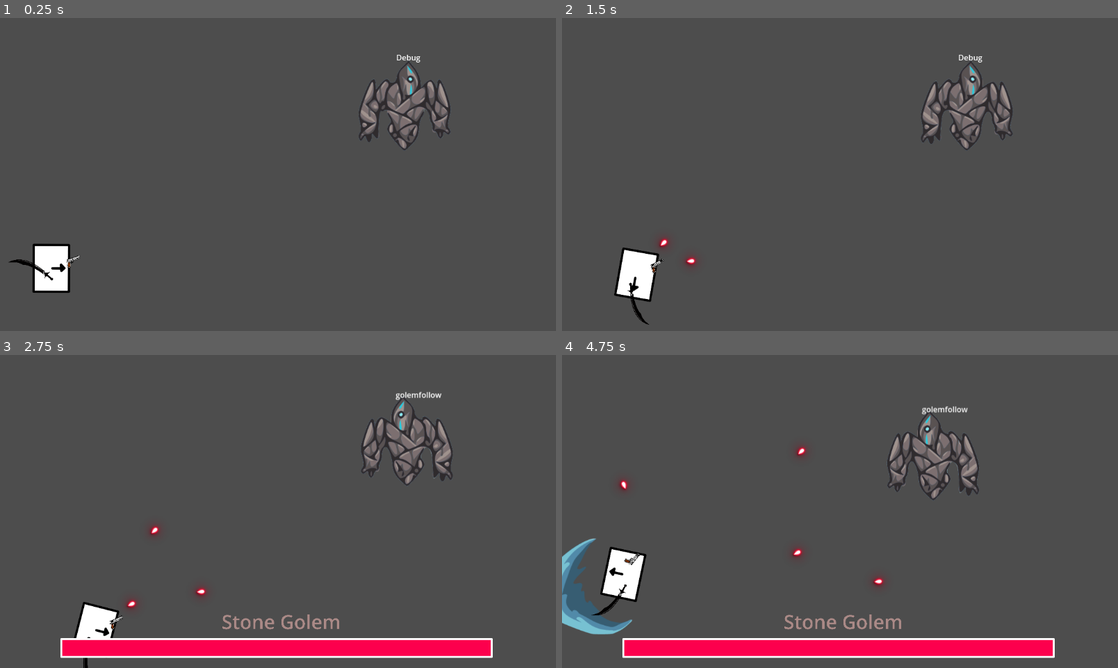
Above: before the commit, frames 1-4 (two rows, left to right).
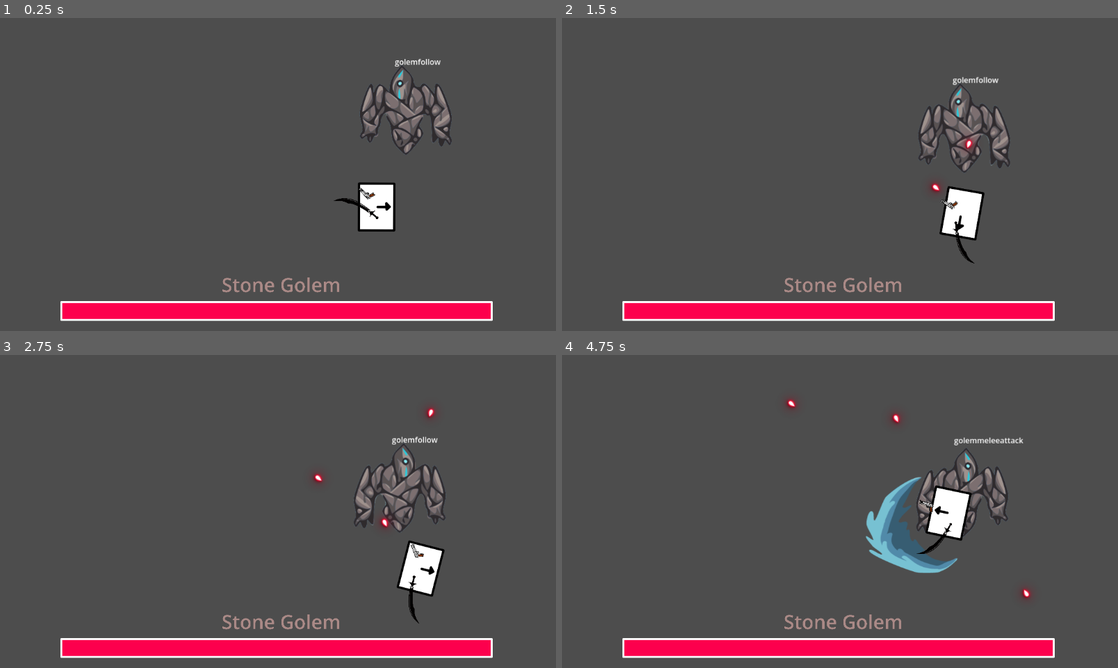
Above: after the commit, the same moments.

Repository: shafayatb/basic-2d-top-down-example
Game: Godot game, scene res://boss/golem/golem_boss_room.tscn
The game is run twice, just before and just after one commit, with the same random seed, the same clock (stepped at 60 frames per second) and the same inputs. The project has no main scene, so this scene is started directly.
Inputs (mouse positions are in pixels of both pictures, inside the frame that each line leads up to):
- Up to frame 1 (0.25 s): no input
- Up to frame 2 (1.5 s): move the mouse to (962, 158) at 0.52 s; hold D (Right) 0.53-1.28 s; click (962, 158) at 0.6 s; tap X (Shoot) at 0.8, 1.35 s; move the mouse to (728, 190) at 1.27 s; hold Down (Down) from 1.28 s (still down)
- Up to frame 3 (2.75 s): click (166, 527) at 1.55 s; move the mouse to (333, 442) at 2.02 s; release Down (Down) at 2.03 s; hold D (Right) from 2.03 s (still down); click (333, 442) at 2.1 s; tap X (Shoot) at 2.3 s
- Up to frame 4 (4.75 s): move the mouse to (812, 574) at 2.77 s; release D (Right) at 2.78 s; hold W (Up) 2.78-3.53 s; tap Ctrl (Dash) at 2.85 s; click (812, 574) at 3.05 s; move the mouse to (1006, 558) at 3.52 s; hold A (Left) from 3.53 s (still down); tap X (Shoot) at 3.6 s; move the mouse to (673, 464) at 4.27 s; tap Q (SwitchTargets) at 4.35 s; click (673, 464) at 4.55 s

The runs differ from the first frame. In frame 1, 9.7% of the frame differs, in the area x 1-89%, y 11-97%; in frame 2, 11%, in the area x 9-89%, y 11-98%; in frame 3, 5.6%; in frame 4, 8.8%.

Commit message:
14d. Golem homing missile

Diff:
--- a/boss/golem/golem_boss.gd
+++ b/boss/golem/golem_boss.gd
@@ -1,4 +1,8 @@
 extends CharacterBody2D
+
+@export var melee_attack_range: int = 50
+@export var projectile_attack_launch_range: int = 150
+@export var bullet_node: PackedScene
 
 @onready var debug: Label = $Debug
 @onready var state_machine: StateMachine = $StateMachine
@@ -7,8 +11,6 @@
 @onready var animation_player: AnimationPlayer = $AnimationPlayer
 @onready var custom_health_bar: CustomHealthBar = $CanvasLayer/CustomHealthBar
 @onready var sprite: Sprite2D = $Golem
-
-@export var melee_attack_range: int = 50
 
 var player: CharacterBody2D
 var direction: Vector2
@@ -19,11 +21,10 @@
 	player = get_tree().get_first_node_in_group("Player")
 
 func _process(delta: float) -> void:
+	debug.text = state_machine.get_current_state()
 	direction = player.position - position
 
 func _physics_process(delta: float) -> void:
-	debug.text = state_machine.get_current_state()
-
 	if direction.x < 0:
 		sprite.flip_h = true
 	else:
--- a/boss/golem/golem_boss.tscn
+++ b/boss/golem/golem_boss.tscn
@@ -3,6 +3,7 @@
 [ext_resource type="Script" uid="uid://dyxfg026q54xh" path="res://boss/golem/golem_boss.gd" id="1_1seyn"]
 [ext_resource type="Texture2D" uid="uid://ccvsnxe631vw2" path="res://assets/enemy/bosses/golem.png" id="1_38snd"]
 [ext_resource type="Texture2D" uid="uid://sacupblgrjhc" path="res://assets/attacks/boss_lasers.png" id="2_6hhlb"]
+[ext_resource type="PackedScene" uid="uid://cs462epuobs0o" path="res://guns/stone_arm_bullet.tscn" id="2_of85f"]
 [ext_resource type="PackedScene" uid="uid://d3n8s3hkt77ec" path="res://ui/health_bar/custom_health_bar.tscn" id="3_xj83x"]
 [ext_resource type="Script" uid="uid://c862gema2tgoo" path="res://node_state_machine/state_machine.gd" id="5_3fse8"]
 [ext_resource type="Script" uid="uid://da775xhi7phgm" path="res://boss/golem/states/golem_idle.gd" id="6_6f7oa"]
@@ -346,6 +347,8 @@
 collision_layer = 2
 collision_mask = 0
 script = ExtResource("1_1seyn")
+projectile_attack_launch_range = 500
+bullet_node = ExtResource("2_of85f")
 
 [node name="Golem" type="Sprite2D" parent="." unique_id=1985591852]
 texture = ExtResource("1_38snd")
--- a/boss/golem/golem_boss_room.tscn
+++ b/boss/golem/golem_boss_room.tscn
@@ -11,4 +11,4 @@
 melee_attack_range = 150
 
 [node name="Player" parent="." unique_id=340966670 instance=ExtResource("2_qqlpl")]
-position = Vector2(105.99997, 521)
+position = Vector2(780, 394)
--- a/boss/golem/states/golem_follow.gd
+++ b/boss/golem/states/golem_follow.gd
@@ -16,6 +16,8 @@
 
 	if distance < boss.melee_attack_range:
 		state_machine.change_state(GolemStates.GOLEM_MELEE_ATTACK)
+	elif distance > boss.projectile_attack_launch_range:
+		state_machine.change_state(GolemStates.GOLEM_HOMING_MISSILE)
 
 func exit():
 	boss.set_physics_process(false)
--- a/boss/golem/states/golem_homing_missile.gd
+++ b/boss/golem/states/golem_homing_missile.gd
@@ -1,3 +1,23 @@
 extends State
 
 class_name GolemHomingMissile
+
+var boss: CharacterBody2D
+var can_transition: bool = false
+
+func enter():
+	boss = state_machine.get_parent()
+	boss.animation_player.play("RangedAttack")
+	await boss.animation_player.animation_finished
+	shoot()
+	can_transition = true
+
+func shoot():
+	var bullet = boss.bullet_node.instantiate()
+	bullet.position = boss.position
+	get_tree().current_scene.add_child(bullet)
+
+func physics_update(_delta: float):
+	if can_transition:
+		can_transition = false
+		state_machine.change_state(GolemStates.GOLEM_DASH)
--- a/boss/golem/states/golem_melee_attack.gd
+++ b/boss/golem/states/golem_melee_attack.gd
@@ -9,7 +9,5 @@
 	boss.animation_player.play("Melee")
 
 func physics_update(_delta: float):
-	print(boss.direction.length())
 	if boss.direction.length() > boss.melee_attack_range:
-
 		state_machine.change_state(GolemStates.GOLEM_FOLLOW)
--- /dev/null
+++ b/guns/stone_arm_bullet.gd
@@ -0,0 +1,30 @@
+extends Area2D
+
+@export var acc_speed_multiplier = 700
+@export var vel_limit = 150
+
+@onready var animated_sprite_2d: AnimatedSprite2D = $AnimatedSprite2D
+
+var acceleration: Vector2 = Vector2.ZERO
+var velocity: Vector2 = Vector2.ZERO
+var player: CharacterBody2D
+
+func _ready() -> void:
+	player = get_tree().get_first_node_in_group("Player")
+	body_entered.connect(_body_entered)
+
+func _physics_process(delta: float) -> void:
+
+	acceleration = (player.position - position).normalized() * acc_speed_multiplier
+
+	velocity += acceleration * delta
+	rotation = velocity.angle()
+
+	velocity = velocity.limit_length(vel_limit)
+
+	position += velocity * delta
+
+func _body_entered(body: Node2D):
+	queue_free()
+
+#TODO- free bullet if off screen.
--- a/guns/stone_arm_bullet.tscn
+++ b/guns/stone_arm_bullet.tscn
@@ -1,5 +1,6 @@
 [gd_scene format=3 uid="uid://cs462epuobs0o"]
 
+[ext_resource type="Script" uid="uid://cyyc311v583vs" path="res://guns/stone_arm_bullet.gd" id="1_3qonv"]
 [ext_resource type="Texture2D" uid="uid://chnyhkbttimch" path="res://assets/attacks/golem_projectiles_glow.png" id="1_lhmmf"]
 
 [sub_resource type="AtlasTexture" id="AtlasTexture_3qonv"]
@@ -57,6 +58,9 @@
 height = 106.0
 
 [node name="StoneArmBullet" type="Area2D" unique_id=635773278]
+collision_layer = 0
+collision_mask = 5
+script = ExtResource("1_3qonv")
 
 [node name="AnimatedSprite2D" type="AnimatedSprite2D" parent="." unique_id=159092060]
 sprite_frames = SubResource("SpriteFrames_scd8y")
--- a/project.godot
+++ b/project.godot
@@ -94,6 +94,7 @@
 2d_physics/layer_1="World"
 2d_physics/layer_2="Boss"
 2d_physics/layer_3="Player"
+2d_physics/layer_4="projectiles"
 
 [rendering]
 
Not shown, added: guns/stone_arm_bullet.gd.uid
